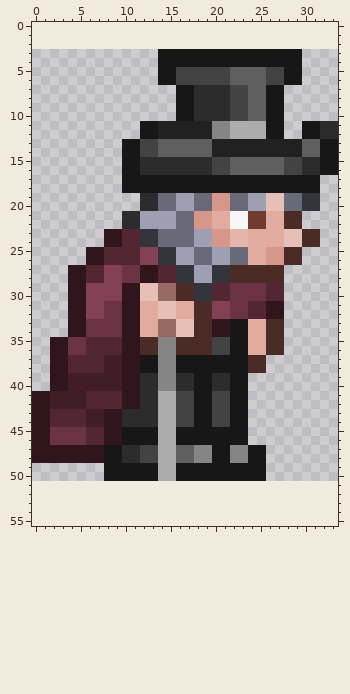
Two versions of one pixel-art sprite, imagens/NPCs/NPC9.png. Above is the file before it was changed.
The file is 34x48 pixels. Colours within 5 levels of each other are drawn and written as one. The old version is drawn lined up with the new one, on the new canvas.
New version:
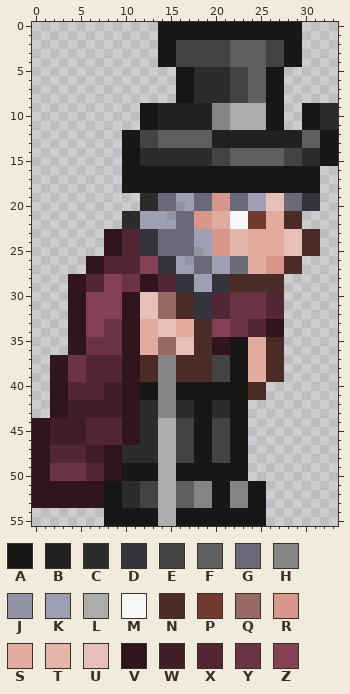
Palette (. is transparent): A #171717  B #212121  C #2c2c2c  D #34343d  E #434343  F #5f5f5f  G #696979  H #868585  J #9292a5  K #9f9fb4  L #adacac  M #f7f7f7  N #4b2b25  P #713b32  Q #976b63  R #d6978a  S #e2aba0  T #e4b5ab  U #e6bfb6  V #30151d  W #411d28  X #522633  Y #6b3343  Z #844054
Change:
canvas 34x48 -> 34x56, the old top-left corner now at 0,3
y 0..1: x 14..29 ................ -> AAAAAAAAAAAAAAAA
y 2: x 14..29 ................ -> AAEEEEEEFFFFEEAA
y 3..4: x 16..27 AAAAAAAAAAAA -> EEEEEEFFFFEE
y 5..6: x 14..23 AAEEEEEEFF -> ..AACCCCEE; x 26..29 EEAA -> AA..
y 9..10: x 12..25 ....AACCCCEEFF -> AABBBBBBHHLLLL; x 30..33 .... -> AACC
y 12: x 10..33 ..AABBBBBBHHLLLLAA..AACC -> AAEEFFFFFFBBBBBBBBBBFFAA
y 14: x 12..31 EEFFFFFFBBBBBBBBBBFF -> CCCCCCCCEEFFFFFFEECC
y 16: x 12..33 CCCCCCCCEEFFFFFFEECCAA -> AAAAAAAAAAAAAAAAAAAA..
y 20: x 16 K -> J
y 21: x 15 K -> J
y 25: x 6..9 VVXX -> ..VV; x 12..23 ZZDDKKGGKKGG -> DDGGGGJKRRTT; x 26..31 RRNN.. -> SSUUNN
y 26: x 17 K -> J
y 27: x 4..29 VVXXZZYYVVXXDDKKDDNNNNNN.. -> ..VVXXXXZZDDKKGGKKGGSSRRNN
y 29: x 6..7 ZZ -> XX; x 10..27 VVUUQQNNDDXXYYYYXX -> YYVVXXDDKKDDNNNNNN
y 31..32: x 8..9 YY -> ZZ; x 12..21 SSUUSSNNZZ -> UUQQNNDDXX; x 24..27 XXVV -> YYXX
y 33..34: x 6..7 YY -> ZZ; x 14..17 QQUU -> UUSS; x 20..27 VVAASSNN -> ZZYYXXVV
y 35..36: x 2..9 VVYYXXXX -> ..VVYYYY; x 12..17 NNHHNN -> SSQQUU; x 20..21 EE -> VV
y 37..38: x 4..5 XX -> YY; x 8..9 WW -> XX; x 12..13 AA -> NN; x 16..21 AAAAAA -> NNNNEE; x 24..27 NN.. -> SSNN
y 39: x 4..9 WWWWWW -> YYXXXX; x 12..13 CC -> NN; x 16..21 CCAACC -> NNNNEE; x 24..27 .... -> SSNN
y 40: x 4..7 WWWW -> XXXX; x 12..13 CC -> AA; x 16..17 CC -> AA; x 20..21 CC -> AA; x 24..25 .. -> NN
y 41: x 0..5 VVWWWW -> ..VVXX; x 8..9 XX -> WW; x 12..17 CCLLEE -> AAHHAA; x 20..21 EE -> AA; x 24..25 .. -> NN
y 42: x 0..3 VVWW -> ..VV; x 6..9 XXXX -> WWWW; x 14..17 LLEE -> HHCC; x 20..21 EE -> CC
y 43: x 0..5 VVXXXX -> ..VVWW; x 8..11 VVCC -> WWVV; x 14..17 LLEE -> HHCC; x 20..21 EE -> CC
y 44: x 2..11 XXXXWWVVCC -> WWWWXXXXVV
y 45..46: x 2..5 YYYY -> WWWW; x 8..13 VVAAAA -> XXVVCC; x 16..17 AA -> EE; x 20..21 AA -> EE
y 47..48: x 2..9 VVVVVVAA -> XXXXWWVV; x 12..13 EE -> CC; x 16..25 FFHHAAHHAA -> EEAAEEAA..
y 49..50: x 0..9 ........AA -> VVYYYYXXVV; x 24..25 AA -> ..
y 51..53: x 0..25 .......................... -> VVVVVVVVAACCEELLFFHHAAHHAA
y 54..55: x 8..25 .................. -> AAAAAALLAAAAAAAAAA
Where, in picture pixels (left, top, right, bottom), the same in both pictures:
changed: (32, 22, 338, 526)
